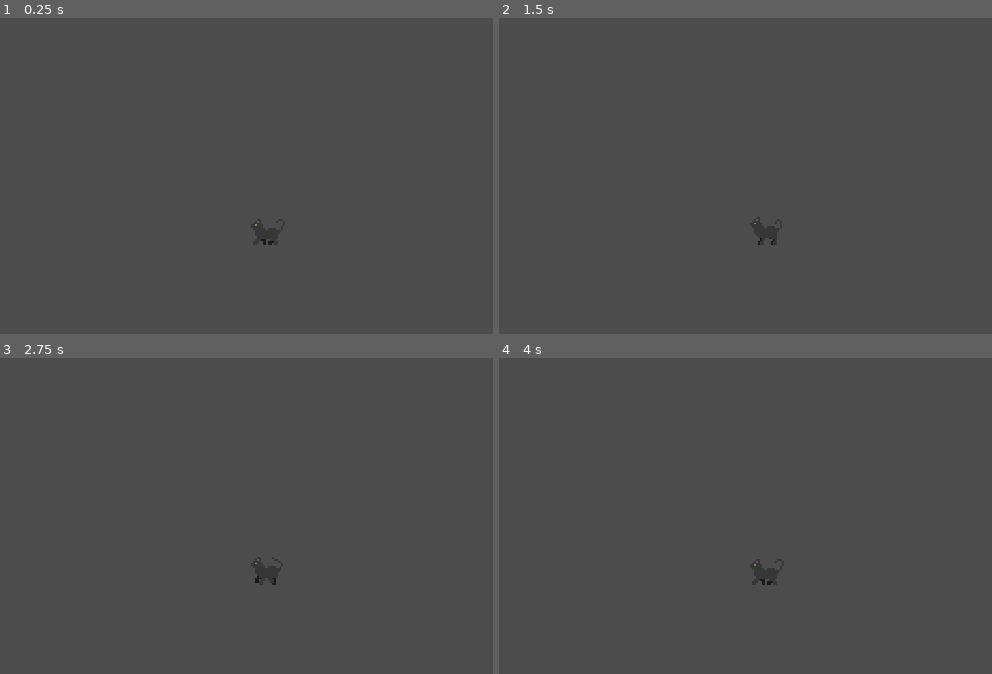
Above: before the commit, frames 1-4 (two rows, left to right).
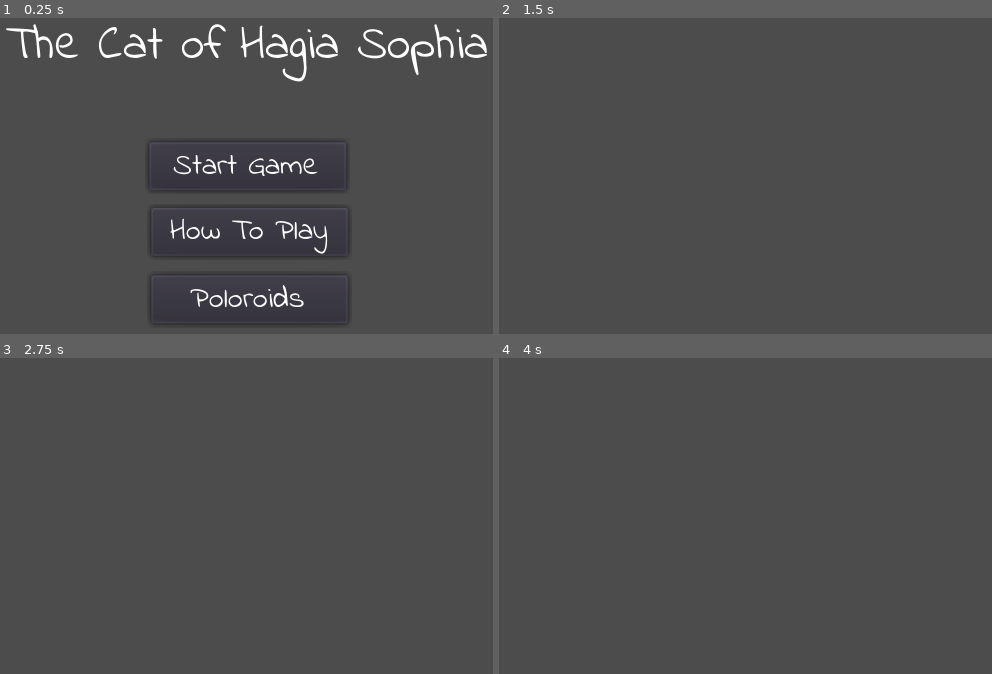
Above: after the commit, the same moments.

Repository: Frozander/BAUGamejam2021
Game: Godot game, scene res://Scenes/TitleScreen.tscn
The game is run twice, just before and just after one commit, with the same random seed, the same clock (stepped at 60 frames per second) and the same inputs. Before the commit the project starts from res://Scenes/SceneOne.tscn.
Inputs (mouse positions are in pixels of both pictures, inside the frame that each line leads up to):
- Up to frame 1 (0.25 s): no input
- Up to frame 2 (1.5 s): click (750, 232) at 0.5 s, where only the run after the commit has a clickable "How To Play"; tap Enter at 1.25 s
- Up to frame 3 (2.75 s): tap Space at 2 s
- Up to frame 4 (4 s): tap Enter at 2.75 s; tap Space at 3.5 s

The runs differ from the first frame. In frame 1, 5.2% of the frame differs, in the area x 1-99%, y 1-98%; in frame 2, less than 0.1%; in frame 3, less than 0.1%; in frame 4, less than 0.1%.

Commit message:
Title screen GUI

Diff:
--- /dev/null
+++ b/Scenes/FadeIn.tscn
@@ -0,0 +1,27 @@
+[gd_scene load_steps=2 format=2]
+
+[sub_resource type="Animation" id=1]
+resource_name = "fade_in"
+tracks/0/type = "value"
+tracks/0/path = NodePath(".:color")
+tracks/0/interp = 1
+tracks/0/loop_wrap = true
+tracks/0/imported = false
+tracks/0/enabled = true
+tracks/0/keys = {
+"times": PoolRealArray( 0, 0.5 ),
+"transitions": PoolRealArray( 1, 1 ),
+"update": 0,
+"values": [ Color( 0, 0, 0, 0 ), Color( 0, 0, 0, 1 ) ]
+}
+
+[node name="FadeIn" type="ColorRect"]
+anchor_right = 1.0
+anchor_bottom = 1.0
+color = Color( 0, 0, 0, 1 )
+__meta__ = {
+"_edit_use_anchors_": false
+}
+
+[node name="AnimationPlayer" type="AnimationPlayer" parent="."]
+anims/fade_in = SubResource( 1 )
--- /dev/null
+++ b/Scenes/HowToPlay.tscn
@@ -0,0 +1,8 @@
+[gd_scene format=2]
+
+[node name="HowToPlay" type="Control"]
+anchor_right = 1.0
+anchor_bottom = 1.0
+__meta__ = {
+"_edit_use_anchors_": false
+}
--- /dev/null
+++ b/Scenes/MenuButton.tscn
@@ -0,0 +1,38 @@
+[gd_scene load_steps=4 format=2]
+
+[ext_resource path="res://Assets/Fonts/IndieFlower-Regular.ttf" type="DynamicFontData" id=1]
+
+[sub_resource type="GDScript" id=4]
+script/source = "extends Button
+
+
+export(String) var scene_to_load
+"
+
+[sub_resource type="DynamicFont" id=1]
+font_data = ExtResource( 1 )
+
+[node name="Menu Button" type="Button"]
+margin_left = 155.527
+margin_top = 139.886
+margin_right = 260.527
+margin_bottom = 165.886
+rect_pivot_offset = Vector2( 66.8712, 13 )
+script = SubResource( 4 )
+__meta__ = {
+"_edit_group_": true,
+"_edit_use_anchors_": false
+}
+
+[node name="Label" type="Label" parent="."]
+margin_left = 3.96851
+margin_top = 1.38898
+margin_right = 99.9685
+margin_bottom = 25.389
+custom_fonts/font = SubResource( 1 )
+text = "Button Text"
+align = 1
+valign = 1
+__meta__ = {
+"_edit_use_anchors_": false
+}
--- /dev/null
+++ b/Scenes/Poloroids.tscn
@@ -0,0 +1,8 @@
+[gd_scene format=2]
+
+[node name="Poloroids" type="Control"]
+anchor_right = 1.0
+anchor_bottom = 1.0
+__meta__ = {
+"_edit_use_anchors_": false
+}
--- /dev/null
+++ b/Scenes/TitleScreen.tscn
@@ -0,0 +1,154 @@
+[gd_scene load_steps=7 format=2]
+
+[ext_resource path="res://Assets/Fonts/IndieFlower-Regular.ttf" type="DynamicFontData" id=1]
+[ext_resource path="res://Scenes/FadeIn.tscn" type="PackedScene" id=3]
+
+[sub_resource type="GDScript" id=3]
+script/source = "extends Control
+
+
+# Declare member variables here. Examples:
+# var a = 2
+# var b = \"text\"
+
+
+# Called when the node enters the scene tree for the first time.
+func _ready():
+	pass # Replace with function body.
+
+
+# Called every frame. 'delta' is the elapsed time since the previous frame.
+#func _process(delta):
+#	pass
+
+
+func _on_StartGameButton_pressed():
+	get_tree().change_scene($StartGameButton.scene_to_load)
+
+
+func _on_PoloroidsButton_pressed():
+	get_tree().change_scene($PoloroidsButton.scene_to_load)
+
+
+func _on_HowToPlayButton_pressed():
+	get_tree().change_scene($HowToPlayButton.scene_to_load)
+"
+
+[sub_resource type="GDScript" id=4]
+script/source = "extends Button
+
+
+export(String) var scene_to_load
+"
+
+[sub_resource type="DynamicFont" id=1]
+font_data = ExtResource( 1 )
+
+[sub_resource type="DynamicFont" id=2]
+size = 26
+font_data = ExtResource( 1 )
+
+[node name="TitleScreen" type="Control"]
+anchor_right = 1.0
+anchor_bottom = 1.0
+margin_left = 0.904297
+margin_top = 0.47261
+margin_right = 0.904297
+margin_bottom = 0.47261
+script = SubResource( 3 )
+__meta__ = {
+"_edit_use_anchors_": false
+}
+
+[node name="StartGameButton" type="Button" parent="."]
+margin_left = 154.188
+margin_top = 97.4792
+margin_right = 259.188
+margin_bottom = 123.479
+rect_pivot_offset = Vector2( 66.8712, 13 )
+script = SubResource( 4 )
+__meta__ = {
+"_edit_group_": true,
+"_edit_use_anchors_": false
+}
+scene_to_load = "res://Scenes/SceneOne.tscn"
+
+[node name="Label" type="Label" parent="StartGameButton"]
+margin_left = 3.96851
+margin_top = 1.38898
+margin_right = 99.9685
+margin_bottom = 25.389
+custom_fonts/font = SubResource( 1 )
+text = "Start Game"
+align = 1
+valign = 1
+__meta__ = {
+"_edit_use_anchors_": false
+}
+
+[node name="HowToPlayButton" type="Button" parent="."]
+margin_left = 155.132
+margin_top = 132.403
+margin_right = 260.132
+margin_bottom = 158.403
+rect_pivot_offset = Vector2( 52.5, 13 )
+script = SubResource( 4 )
+__meta__ = {
+"_edit_group_": true,
+"_edit_use_anchors_": false
+}
+scene_to_load = "res://Scenes/HowToPlay.tscn"
+
+[node name="Label" type="Label" parent="HowToPlayButton"]
+margin_left = 3.96851
+margin_top = 1.38898
+margin_right = 99.9685
+margin_bottom = 25.389
+custom_fonts/font = SubResource( 1 )
+text = "How To Play"
+align = 1
+valign = 1
+__meta__ = {
+"_edit_use_anchors_": false
+}
+
+[node name="PoloroidsButton" type="Button" parent="."]
+margin_left = 154.66
+margin_top = 167.798
+margin_right = 259.66
+margin_bottom = 193.798
+rect_pivot_offset = Vector2( 52.5, 13 )
+script = SubResource( 4 )
+__meta__ = {
+"_edit_group_": true,
+"_edit_use_anchors_": false
+}
+scene_to_load = "res://Scenes/Poloroids.tscn"
+
+[node name="Label" type="Label" parent="PoloroidsButton"]
+margin_left = 3.96851
+margin_top = 1.38898
+margin_right = 99.9685
+margin_bottom = 25.389
+custom_fonts/font = SubResource( 1 )
+text = "Poloroids"
+align = 1
+valign = 1
+__meta__ = {
+"_edit_use_anchors_": false
+}
+
+[node name="Label" type="Label" parent="."]
+margin_left = 78.2067
+margin_top = 26.7375
+margin_right = 342.207
+margin_bottom = 65.7375
+custom_fonts/font = SubResource( 2 )
+text = "The Cat of Hagia Sophia"
+
+[node name="FadeIn" parent="." instance=ExtResource( 3 )]
+visible = false
+color = Color( 0, 0, 0, 0 )
+[connection signal="pressed" from="StartGameButton" to="." method="_on_StartGameButton_pressed"]
+[connection signal="pressed" from="HowToPlayButton" to="." method="_on_HowToPlayButton_pressed"]
+[connection signal="pressed" from="PoloroidsButton" to="." method="_on_PoloroidsButton_pressed"]
--- a/project.godot
+++ b/project.godot
@@ -16,7 +16,7 @@
 [application]
 
 config/name="Ayasofya The Game"
-run/main_scene="res://Scenes/SceneOne.tscn"
+run/main_scene="res://Scenes/TitleScreen.tscn"
 config/icon="res://icon.png"
 
 [display]
@@ -30,7 +30,7 @@
 
 [editor_plugins]
 
-enabled=PoolStringArray( "godot-git-control.funabab" )
+enabled=PoolStringArray(  )
 
 [importer_defaults]
 
Binary file added: Assets/Fonts/IndieFlower-Regular.ttf
Binary file added: Assets/Sprites/Person/guy.png
Not shown, added: Assets/Sprites/Person/guy.png.import
